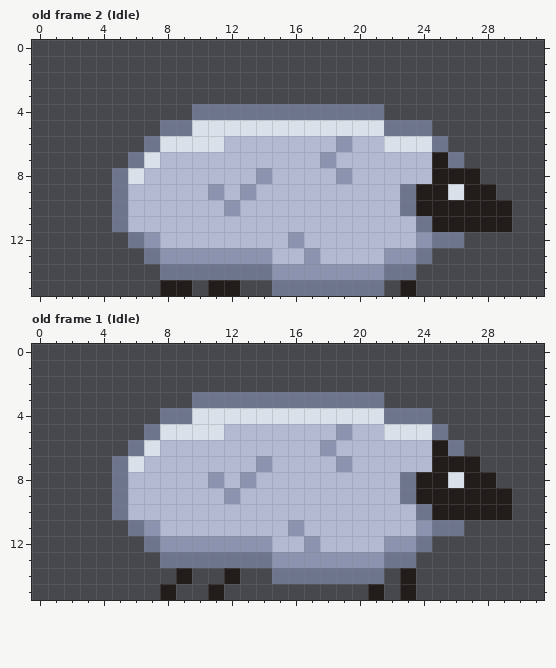
One commit to this pixel-art file: JD_Project/Assets/Assets/Sprits_ase/Sprite-0004.aseprite. Above: the version before the commit.
32x16 pixels, 5 frames. Shown: old frame 2 (Idle), old frame 1 (Idle). The commit also changed other frames, which this record leaves out.
New version:
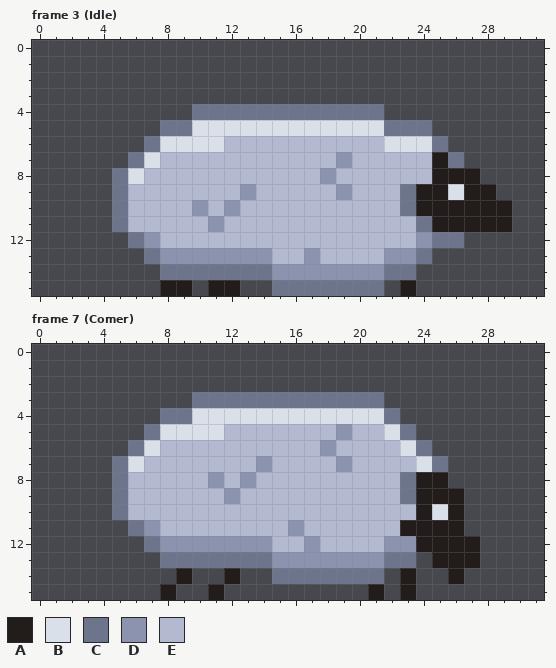
Palette (. is transparent): A #221c1a  B #dae0ea  C #6d758d  D #8b93af  E #b3b9d1
A new or re-ordered frame is compared with the old frame closest to it.
Difference:
frames 5 -> 8
Frame 3 (Idle) is new; against old frame 2 (Idle):
Colour D replaces colour E in row 7 at x 19; in row 8 at x 18; in row 9 at x 19; in row 10 at x 10; in row 11 at x 11.
Colour E replaces colour D in row 6 at x 19; in row 7 at x 18; in row 8 at x 14 and 19; in row 9 at x 11; in row 12 at x 16.
Frame 7 (Comer) is new; against old frame 1 (Idle):
Colour A is added in rows 12 to 13 at x 25 to 27; in row 14 at x 26.
Colour A replaces colour C in row 10 at x 24; in row 11 at x 25 to 26; in row 12 at x 24.
Colour A replaces colour D in row 11 at x 24.
Colour A replaces colour E in row 11 at x 23.
Colour B replaces colour A in row 10 at x 25.
Colour B replaces colour E in row 6 at x 23; in row 7 at x 24.
Colour C replaces colour A in row 7 at x 25.
Colour C replaces colour B in row 5 at x 23.
Colour C replaces colour E in row 6 at x 24.
The author cleared colour A in row 6 at x 25; in row 7 at x 26 to 27; in row 8 at x 27 to 28; in rows 9 to 10 at x 27 to 29.
The author cleared colour B in row 5 at x 24; in row 8 at x 26.
The author cleared colour C in row 4 at x 23 to 24; in row 5 at x 25; in row 6 at x 26.
